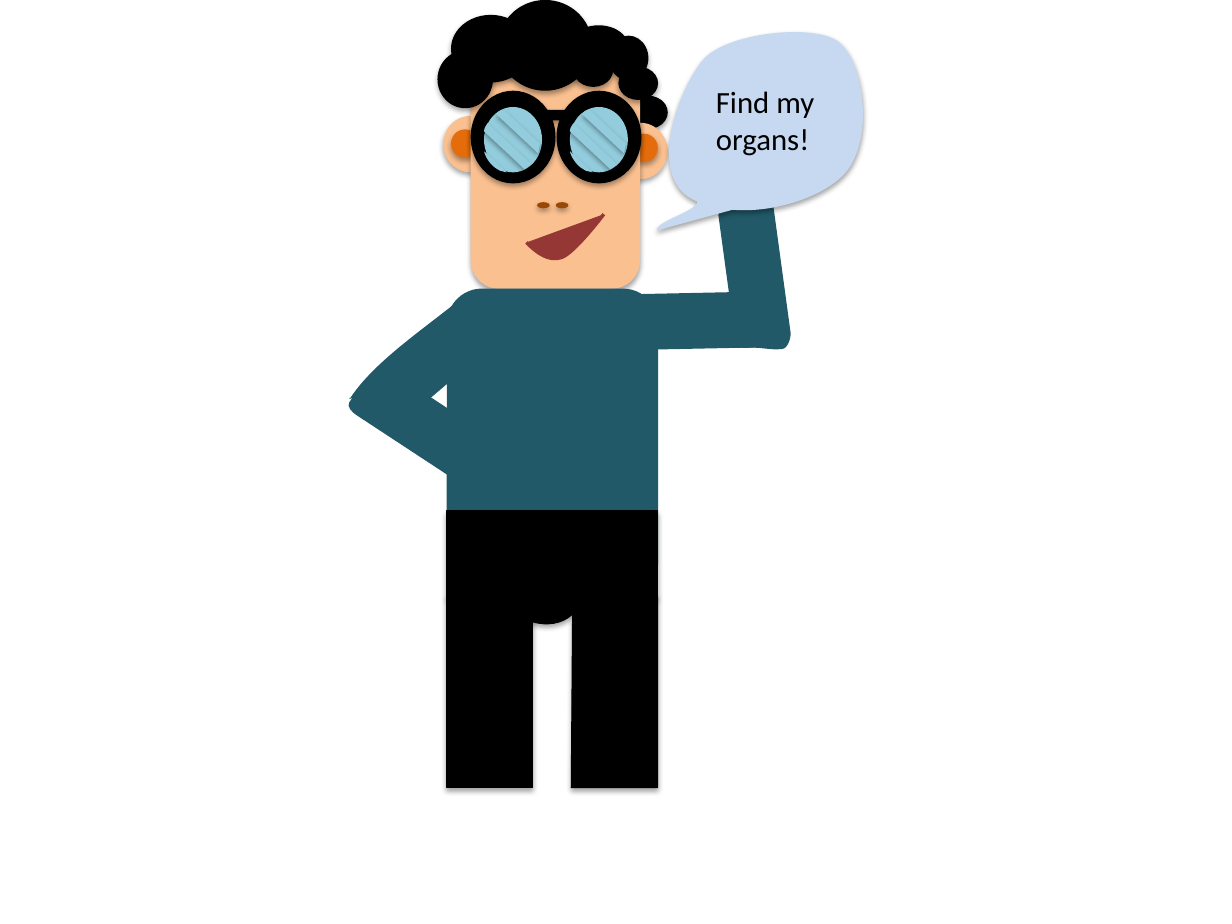
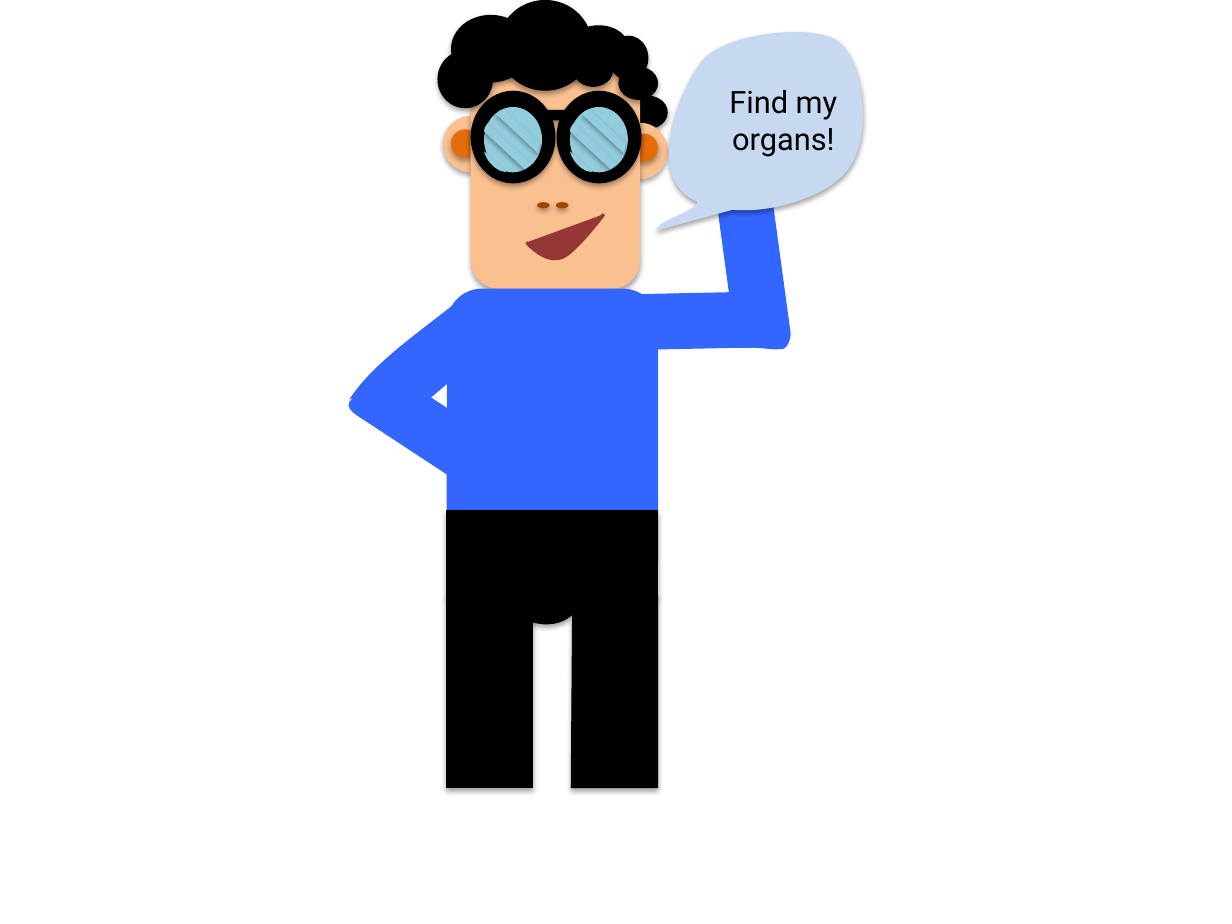
Before and after one commit to sfarhatd/Edoc, a slide deck: slide 3 of edoc person.pptx. Drawn at 1232x924 pixels with LibreOffice and Linux fonts; fonts in the diff are those of the drawing. Boxes give left, top, right and bottom in pixels: in the first picture for what was removed or moved away, otherwise in the second. Text is boxed around its words. In the diff, an @@ line names an element or a change of style, - is before the commit and + after.

```diff
--- a/edoc person.pptx
+++ b/edoc person.pptx
@@ text "Find my organs!" at bbox=[729, 90, 838, 157]: font Calibri to Roboto; alignment left to centre @@
@@ fill #215968 to #3366FF in 5 elements at bbox=[345, 285, 510, 439], bbox=[346, 361, 513, 498], bbox=[447, 288, 659, 596], bbox=[625, 292, 771, 350], bbox=[717, 199, 792, 355] @@
```
Also in this commit, not shown: 1 other file.
